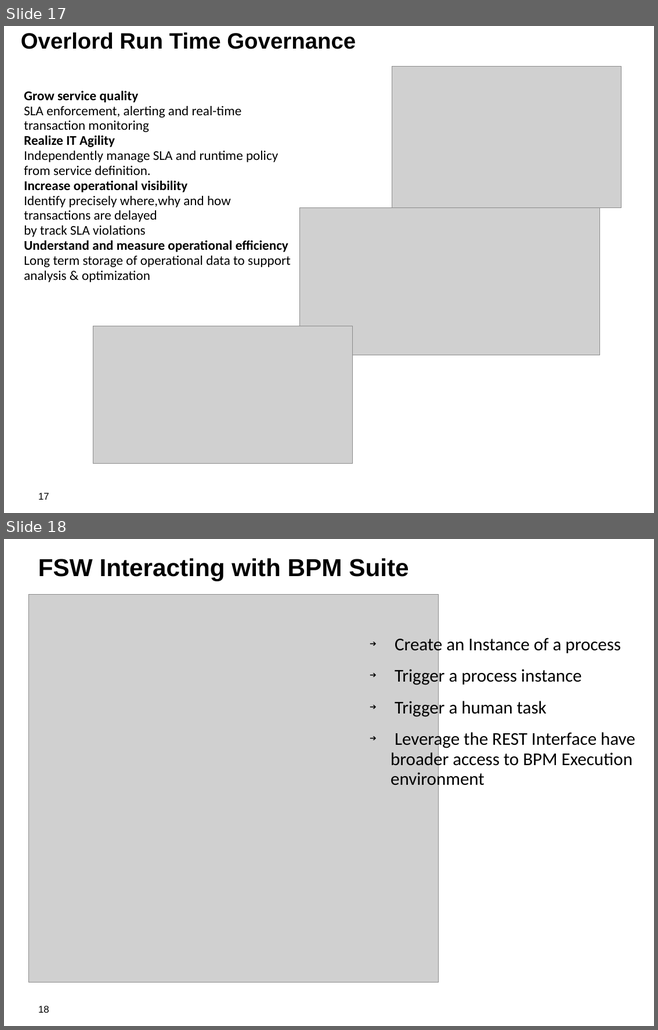
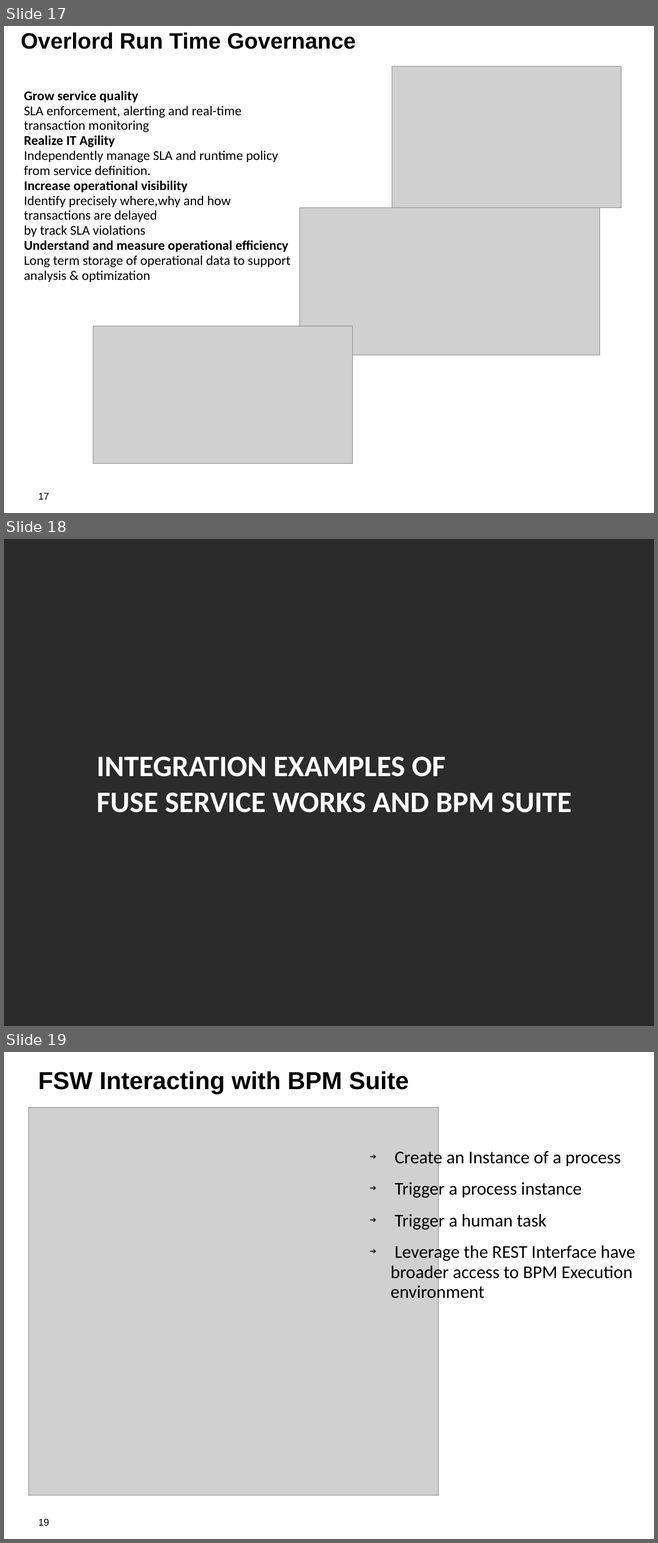
Before and after one commit to jbossdemocentral/bpms-fsw-integration-demo, a slide deck: docs/Demo Overview.odp. Shown one above the other, each under a label of ours: slides 17 and 18 before the commit, slides 17, 18 and 19 after it. The pictures are 658x1030 and 658x1543 pixels, drawn with LibreOffice and Linux fonts; fonts in the diff are those of the drawing; grey boxes stand for pictures; background and template pictures are left out; a plain dark background stands for a picture behind light text. Boxes give left, top, right and bottom in pixels: in the first picture for what was removed or moved away, otherwise in the second. Text is boxed around its words. In the diff, an @@ line names an element or a change of style, - is before the commit and + after.

```diff
--- a/docs/Demo Overview.odp
+++ b/docs/Demo Overview.odp
@@ slide 18 added at [4, 539, 654, 1026], background picture (left out) @@
@@ text added at [97, 756, 571, 813], 36.3 pt, text #FFFFFF, bold @@
+INTEGRATION EXAMPLES OF
+FUSE SERVICE WORKS AND BPM SUITE
@@ what was slide 18 is now slide 19 @@
@@ page number at [38, 1519, 49, 1526]: text changed @@
-18
+19
```
Also in this commit, not shown: 2 slides changed, 2 other files.
